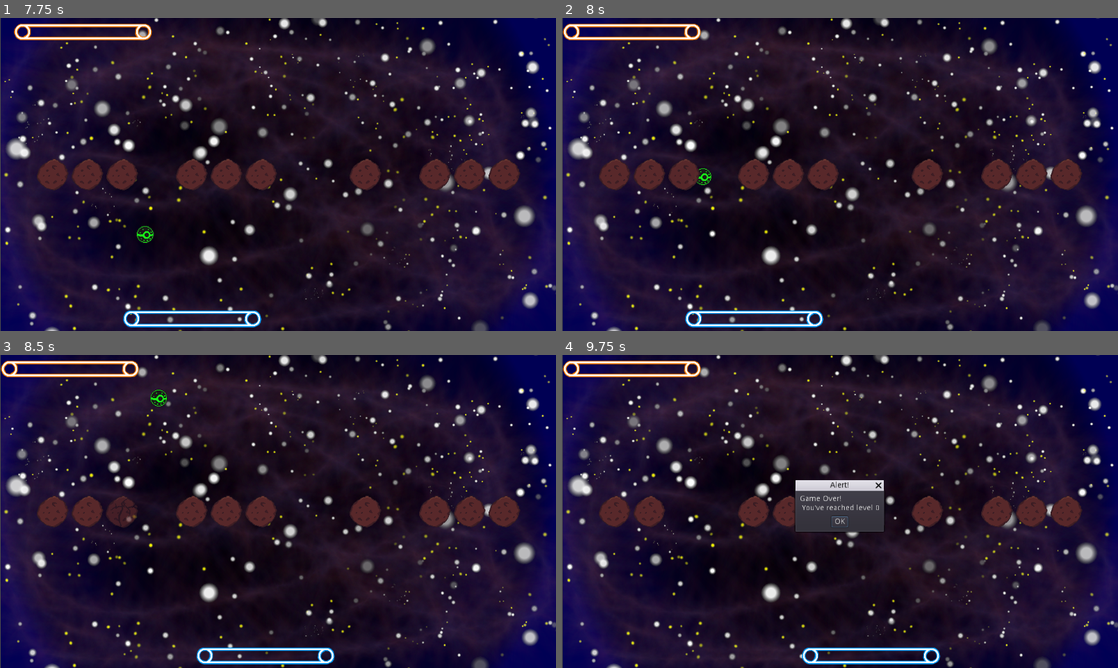
Above: before the commit, frames 1-4 (two rows, left to right).
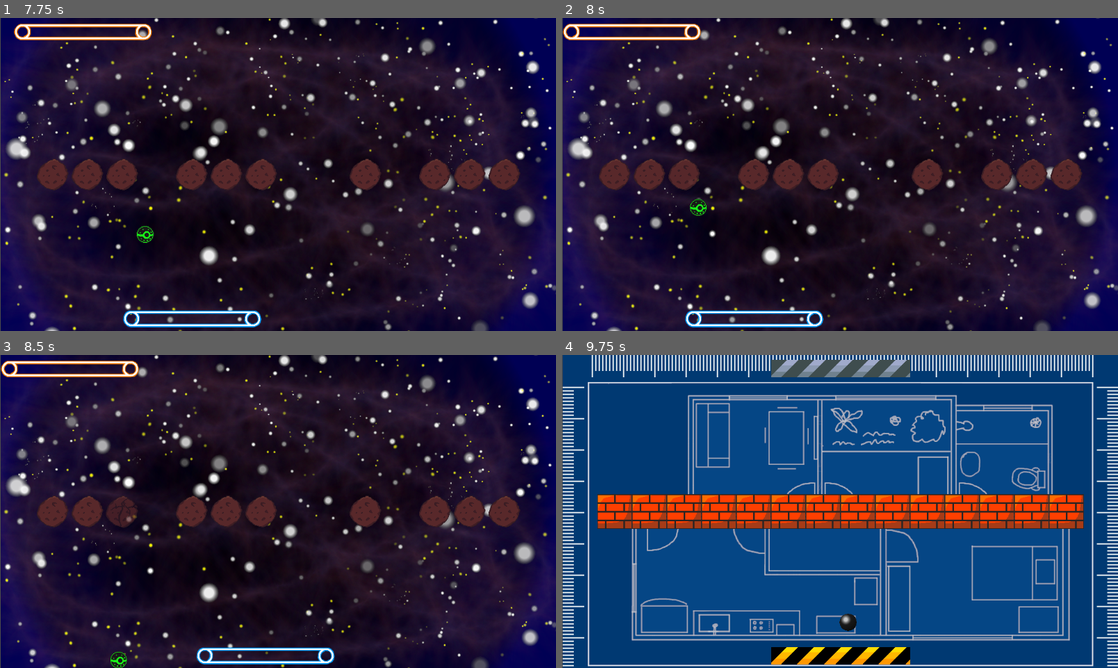
Above: after the commit, the same moments.

Repository: lswgamer/VOSES-Multiplayer
Game: Godot game, scene res://Scenes/MainMenu.tscn
Same seed, same stepped clock (60 frames per second), same inputs: the game is played once before the commit and once after it. Sound files missing from this copy of the repository are replaced by a short silence.
Inputs (mouse positions are in pixels of both pictures, inside the frame that each line leads up to):
- Up to frame 1 (7.75 s): click (278, 174) at 0.5 s; hold Right (lower_right) 1.28-2.03 s; hold Left (lower_left) 2.03-2.78 s; hold Right (lower_right) 2.78-3.53 s; hold A (upper_left) 3.53-4.28 s; hold Left (lower_left) 4.28-6.53 s; tap M (mute) at 4.9 s; hold Right (lower_right) 6.53-7.28 s; hold A (upper_left) from 7.28 s (still down)
- Up to frame 2 (8 s): keep holding A (upper_left)
- Up to frame 3 (8.5 s): release A (upper_left) at 8.03 s; hold Right (lower_right) from 8.03 s (still down)
- Up to frame 4 (9.75 s): release Right (lower_right) at 8.75 s; click (840, 520) at 8.75 s, where only the run after the commit has a clickable "OK"; click (840, 511) at 9.52 s

Frame 1 is identical in both runs. In frame 2, 0.1% of the frame differs, in the area x 23-27%, y 48-64%; in frame 3, 0.2%; in frame 4, 99%, in the area x 0-100%, y 0-100%.

Commit message:
Fix BGM not playing during gameplay
Also fix a bug that made Sound Effects stop playing when muted and unmuted.

Diff:
--- a/Breakout/Scenes/Level.tscn
+++ b/Breakout/Scenes/Level.tscn
@@ -12,9 +12,19 @@
 
 [sub_resource type="SpriteFrames" id=3]
 animations = [ {
-"frames": [ ExtResource( 9 ) ],
+"frames": [ ExtResource( 5 ) ],
 "loop": true,
-"name": "bg-4",
+"name": "bg-0",
+"speed": 5.0
+}, {
+"frames": [ ExtResource( 8 ) ],
+"loop": true,
+"name": "bg-1",
+"speed": 5.0
+}, {
+"frames": [ ExtResource( 7 ) ],
+"loop": true,
+"name": "bg-2",
 "speed": 5.0
 }, {
 "frames": [ ExtResource( 2 ) ],
@@ -22,24 +32,14 @@
 "name": "bg-3",
 "speed": 5.0
 }, {
-"frames": [ ExtResource( 7 ) ],
+"frames": [ ExtResource( 9 ) ],
 "loop": true,
-"name": "bg-2",
+"name": "bg-4",
 "speed": 5.0
 }, {
 "frames": [ ExtResource( 6 ) ],
 "loop": true,
 "name": "bg-5",
-"speed": 5.0
-}, {
-"frames": [ ExtResource( 8 ) ],
-"loop": true,
-"name": "bg-1",
-"speed": 5.0
-}, {
-"frames": [ ExtResource( 5 ) ],
-"loop": true,
-"name": "bg-0",
 "speed": 5.0
 } ]
 
--- a/Breakout/Scripts/Block.gd
+++ b/Breakout/Scripts/Block.gd
@@ -14,7 +14,8 @@
 
 func iframes():
 	yield(get_tree().create_timer(0.1), "timeout")
-	Global.play_sfx = true
+	if Global.has_sfx == true:
+		Global.play_sfx = true
 
 func remove():
 	#Runs when animation ends
--- a/Breakout/Scripts/Global.gd
+++ b/Breakout/Scripts/Global.gd
@@ -5,3 +5,4 @@
 var song_pos : float = 0
 var starting_lives : int = 2
 var play_sfx : bool = false
+var has_sfx : bool = true
--- a/Breakout/Scripts/Level.gd
+++ b/Breakout/Scripts/Level.gd
@@ -29,6 +29,8 @@
 	block_spawn(nivel)
 	old = -1
 	transition_bgm()
+	BGM.play()
+	BGM.playing = !Global.ismuted
 	old = chosen
 
 func _process(delta):
@@ -37,9 +39,9 @@
 			Global.ismuted = !Global.ismuted
 			BGM.playing = !Global.ismuted
 			if !Global.ismuted:
-				SFX.volume_db = -50
+				Global.has_sfx = true
 			else:
-				SFX.volume_db = -1000
+				Global.has_sfx = false
 		if Global.play_sfx == true:
 			SFX.play()
 			Global.play_sfx = false
@@ -64,6 +66,7 @@
 			BGM.volume_db -= 10
 		path = "res://Assets/BGM/bgm-" + str(chosen) +".mp3"
 		BGM.stream = load(path)
+		BGM.play()
 		for i in range(10):
 			yield(get_tree().create_timer(0.1), "timeout")
 			BGM.volume_db += 10
Not shown, added: Breakout/Assets/BGM/espaço.mp3.import
Not shown, added: Breakout/Assets/BGM/espaço.mp3
